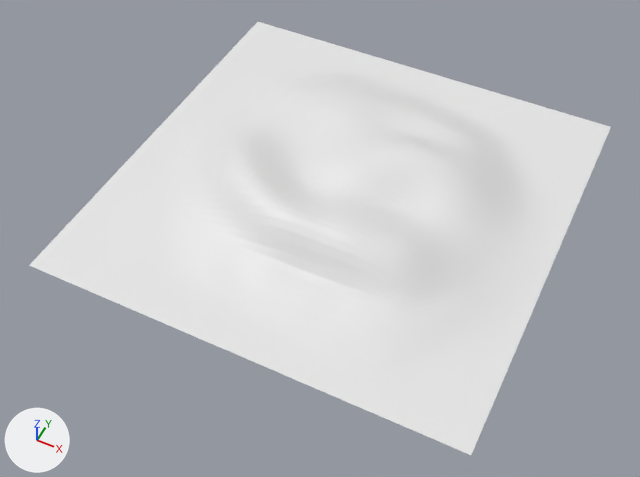
A saved change to the Blender file src/assets/models/island/island.blend.
Both versions are drawn from a 50 mm lens placed at (60.4, -131.6, 145.4), pointed at (0.9, -12.8, -3.2). Arrows for +X, +Y and +Z are at lower left; the lights stay in place. The picture after the commit comes second.
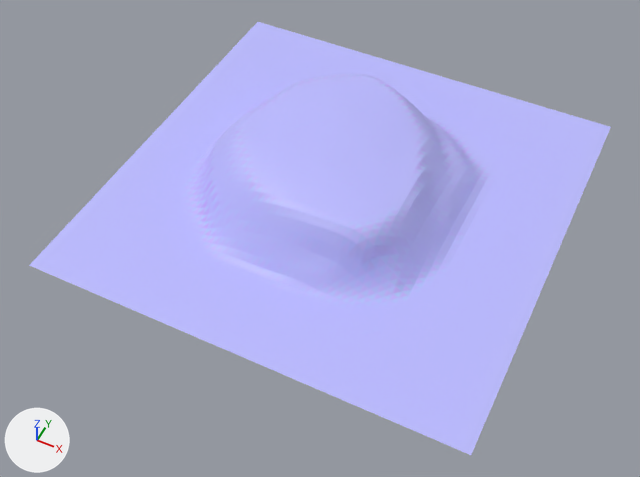
Changed parts and their boxes [x1, y1, x2, y2] in the pictures (640 x 477 px; the box of a moved part takes in the faces that stretch with it):
'Plane', recoloured, reshaped (white to blue): [29, 22, 611, 455] in both
part 1 of me_plane_002, moved or reshaped: before [87, 65, 557, 381]; after [87, 65, 557, 382]

The change in detail:
Picture 'normal_map' (img_normal_map) is new.
Material 'Material' (mat_material) is new.
Its texture is img_normal_map.
me_plane_002 is used by ob_plane; location (0.0, 0.0, 0.0).
me_plane_002 had 4489 vertices, 4356 faces and spanned x -50.0..50.0, y -50.0..50.0, z 0.0..10.1.
me_plane_002 now has 4489 vertices, 4356 faces and spans x -50.0..50.0, y -50.0..50.0, z 0.0..14.8.
me_plane_002 part 1: 2910 of 4489 vertices moved; they spanned x -43.9..48.5, y -43.9..42.4, z 0.1..10.1 and now span x -43.9..48.5, y -43.9..42.4, z 0.0..14.8; mean shift (0.0, 0.0, 1.0); largest move (-13.6, 9.1, 4.4) -> (-13.6, 9.1, 14.1).
me_plane_002 gains material mat_material (picture img_normal_map).
